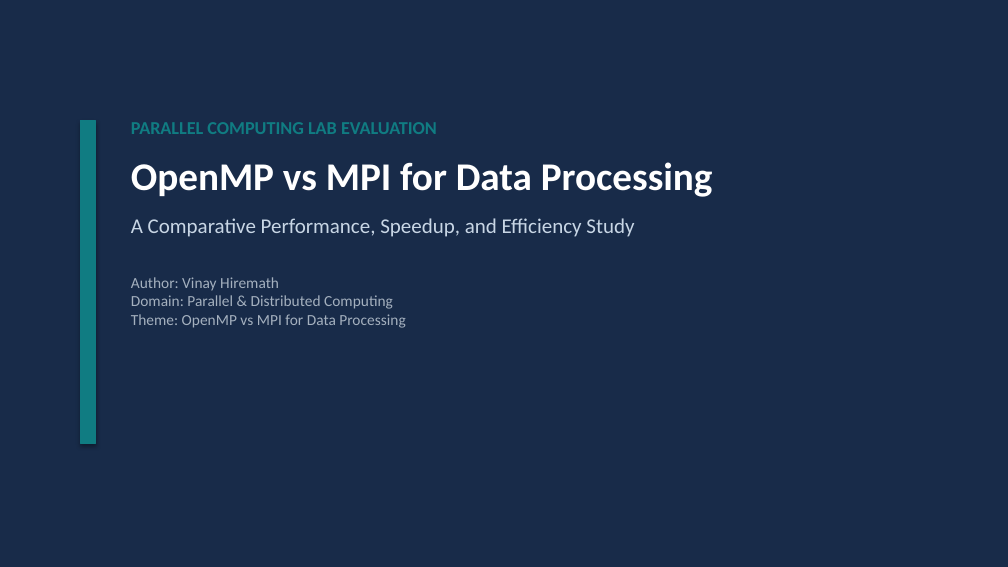
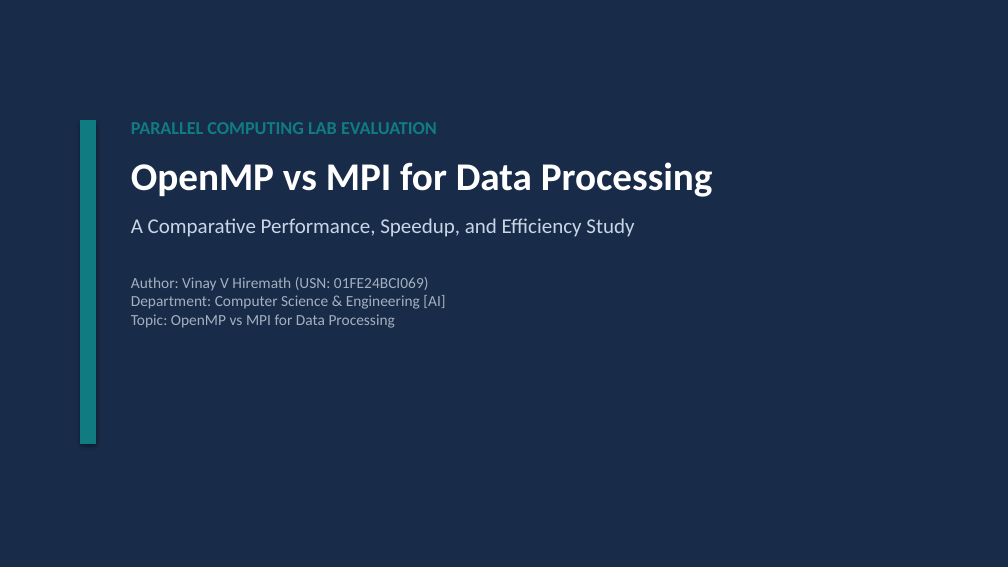
Before and after one commit to vinayhiremath440/openmp-vs-mpi-data-processing, a slide deck: slide 1 of presentation/OpenMP_vs_MPI_Data_Processing.pptx. Drawn at 1008x567 pixels with LibreOffice and Linux fonts; fonts in the diff are those of the drawing. Boxes give left, top, right and bottom in pixels: in the first picture for what was removed or moved away, otherwise in the second. Text is boxed around its words. In the diff, an @@ line names an element or a change of style, - is before the commit and + after.

Commit message:
Update student details: Vinay V Hiremath (01FE24BCI069)

```diff
--- a/presentation/OpenMP_vs_MPI_Data_Processing.pptx
+++ b/presentation/OpenMP_vs_MPI_Data_Processing.pptx
@@ text at [131,277,445,328]: text changed @@
-Author: Vinay Hiremath
-Domain: Parallel & Distributed Computing
-Theme: OpenMP vs MPI for Data Processing
+Author: Vinay V Hiremath (USN: 01FE24BCI069)
+Department: Computer Science & Engineering [AI]
+Topic: OpenMP vs MPI for Data Processing
```
Also in this commit, not shown: 6 other files.
